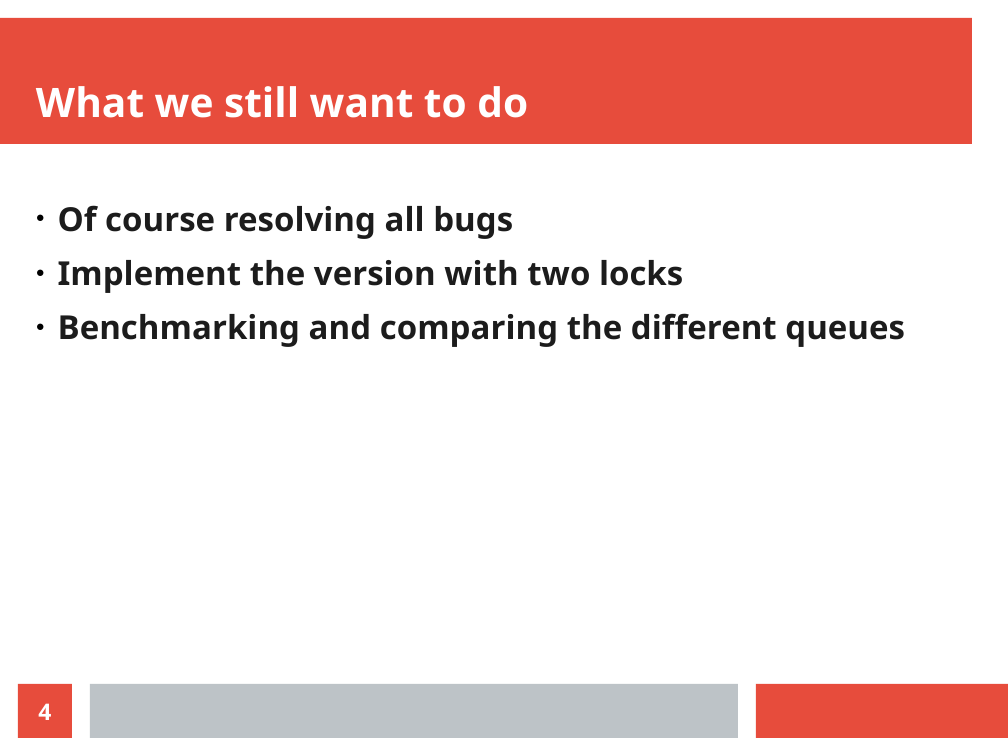
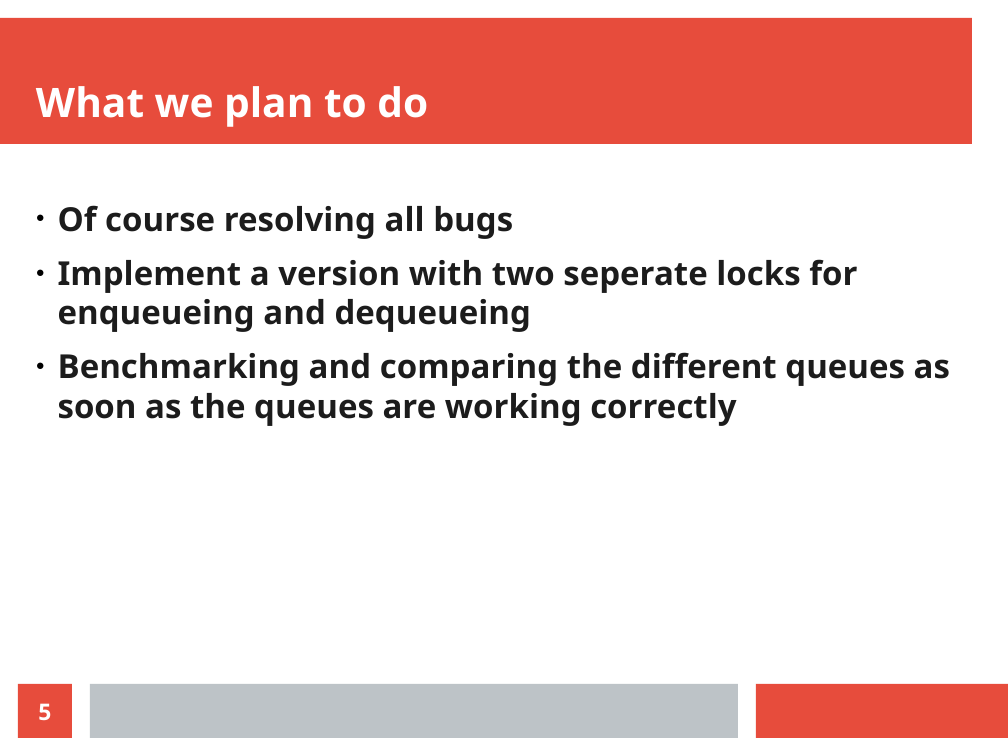
Before and after one commit to danielschloms/amp_fifo_project, a slide deck: slide 5 of presentation/presentation.odp (slide 4 before the commit). Drawn at 1008x756 pixels with LibreOffice and Linux fonts; fonts in the diff are those of the drawing. Boxes give left, top, right and bottom in pixels: in the first picture for what was removed or moved away, otherwise in the second. Text is boxed around its words. In the diff, an @@ line names an element or a change of style, - is before the commit and + after.

Commit message:
Update of presentation

```diff
--- a/presentation/presentation.odp
+++ b/presentation/presentation.odp
@@ title at (36,86,428,127): text changed @@
-What we still want to do
+What we plan to do
@@ text at (58,259,950,426): text changed @@
-● Implement the version with two locks
-● Benchmarking and comparing the different queues
+● Implement a version with two seperate locks for enqueueing and dequeueing
+● Benchmarking and comparing the different queues as soon as the queues are working correctly
@@ page number at (38,703,51,720): text changed @@
-4
+5
```
Also in this commit, not shown: 3 other slides changed, 2 slides added.
